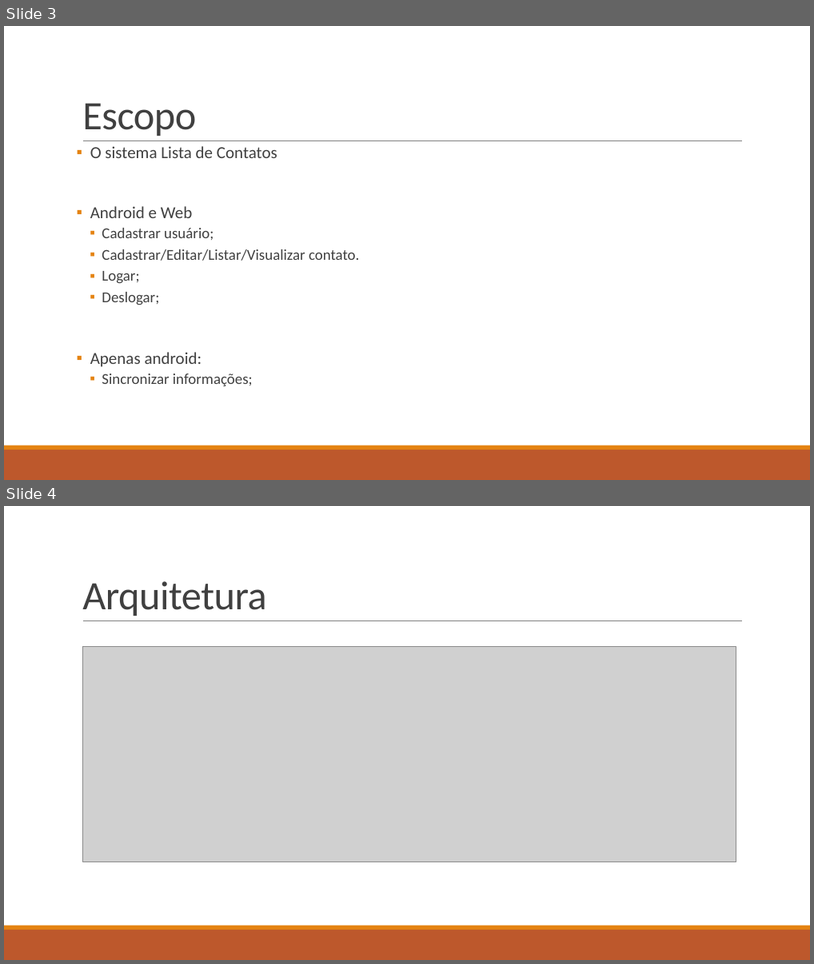
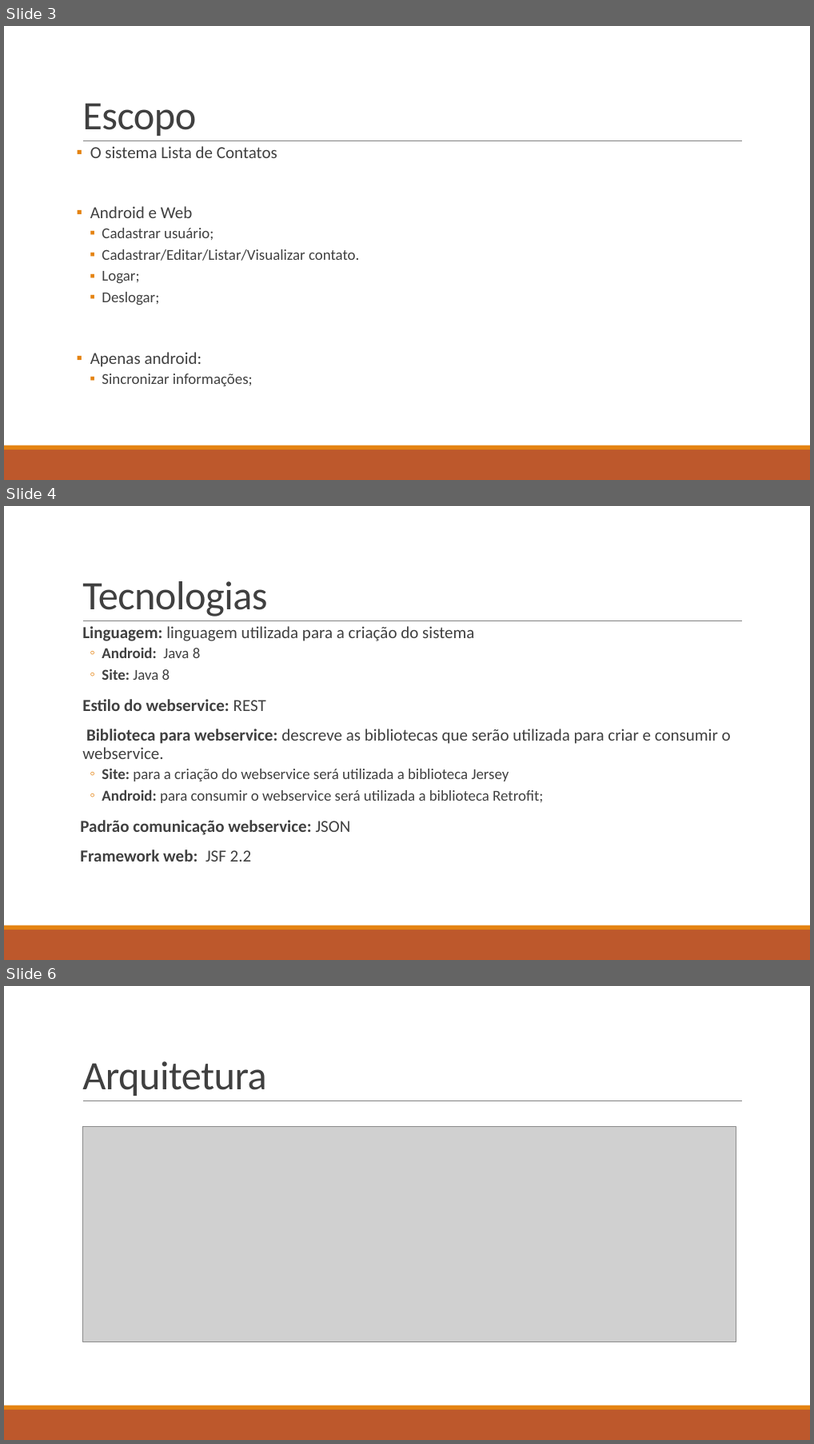
Before and after one commit to jeanvarela/ProjetoContatoFinalizado, a slide deck: Documentacao/Apresentação.pptx. Shown one above the other, each under a label of ours: slides 3 and 4 before the commit, slides 3, 4 and 6 after it; the slides between them are not shown. The pictures are 814x964 and 814x1444 pixels, drawn with LibreOffice and Linux fonts; fonts in the diff are those of the drawing; grey boxes stand for pictures. Boxes give left, top, right and bottom in pixels: in the first picture for what was removed or moved away, otherwise in the second. Text is boxed around its words. In the diff, an @@ line names an element or a change of style, - is before the commit and + after.

```diff
--- a/Documentacao/Apresentação.pptx
+++ b/Documentacao/Apresentação.pptx
@@ slide 4 added at [4, 506, 810, 960], background #FFFFFF; not listed: 3 template elements that a slide beside it also shows @@
@@ title added at [82, 581, 267, 616], 48 pt, text #404040 @@
+Tecnologias
@@ text added at [80, 626, 731, 861], 20 pt, text #404040 @@
+  Linguagem: linguagem utilizada para a criação do sistema
+  ◦ Android: Java 8
+  ◦ Site: Java 8
+  Estilo do webservice: REST
+  Biblioteca para webservice: descreve as bibliotecas que serão utilizada para criar e consumir o webservice.
+  ◦ Site: para a criação do webservice será utilizada a biblioteca Jersey
+  ◦ Android: para consumir o webservice será utilizada a biblioteca Retrofit;
+Padrão comunicação webservice: JSON
+Framework web: JSF 2.2
@@ what was slide 4 is now slide 6 @@
```
Also in this commit, not shown: 1 slide changed, 1 other slide added, 1 other file.
